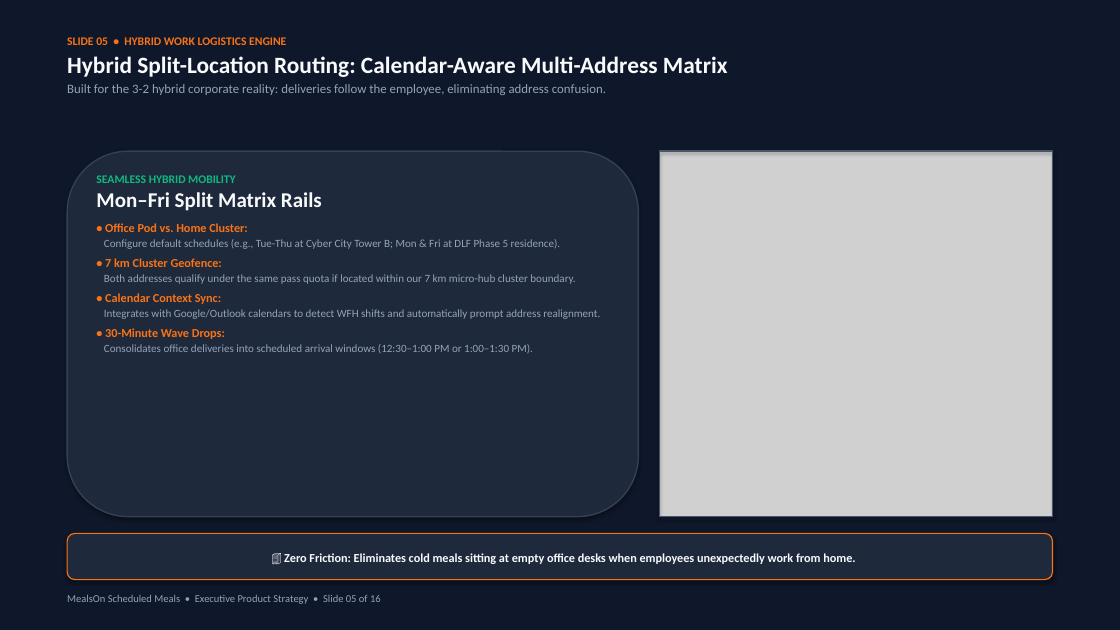
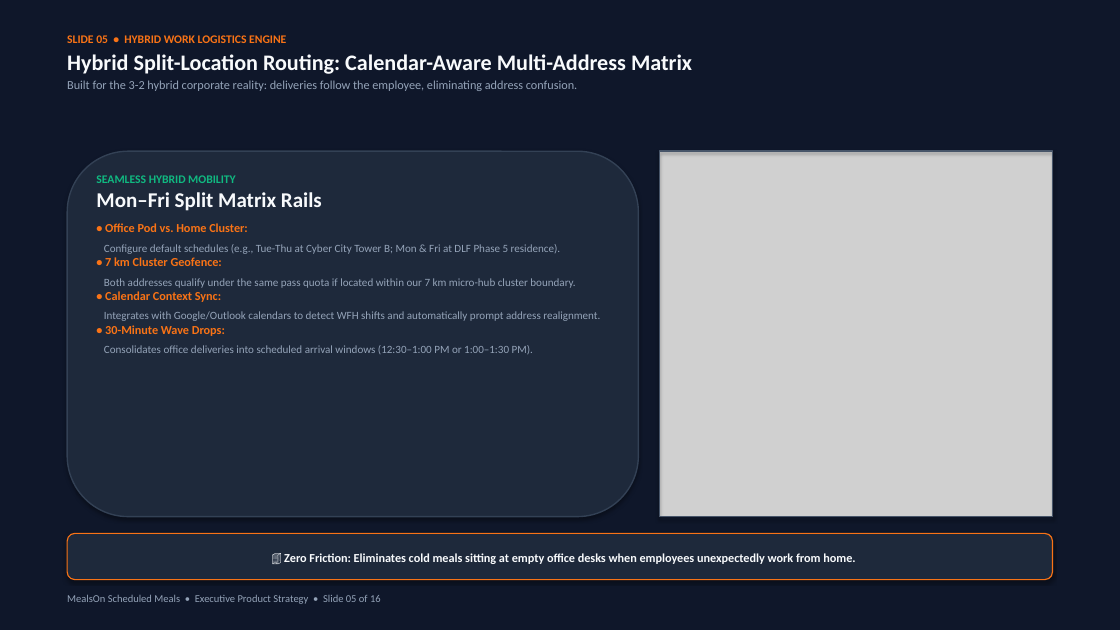
Before and after one commit to AnimeFreak95/Assignment_MealOn, a slide deck: slide 5 of dist/presentation/MealsOn_Master_Deck.pptx. Drawn at 1120x630 pixels with LibreOffice and Linux fonts; fonts in the diff are those of the drawing; grey boxes stand for pictures. Boxes give left, top, right and bottom in pixels: in the first picture for what was removed or moved away, otherwise in the second. Text is boxed around its words. In the diff, an @@ line names an element or a change of style, - is before the commit and + after.

```diff
--- a/dist/presentation/MealsOn_Master_Deck.pptx
+++ b/dist/presentation/MealsOn_Master_Deck.pptx
@@ text at bbox=[67, 54, 692, 91]: size 20 to 19 pt in "Hybrid Split-Location Routing: Calendar-Aware Multi-Address  ..."; size 11 to 10.5 pt in "Built for the 3-2 hybrid corporate reality: ..." @@
@@ text at bbox=[104, 223, 600, 354]: more space between paragraphs; less space between paragraphs @@
```
Also in this commit, not shown: 15 other slides changed, 39 other files.
